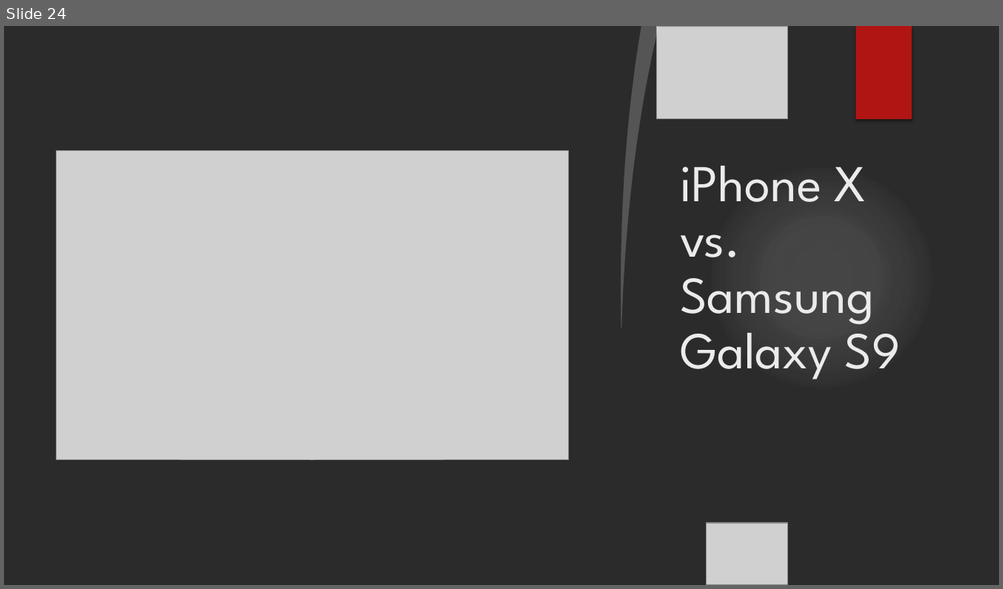
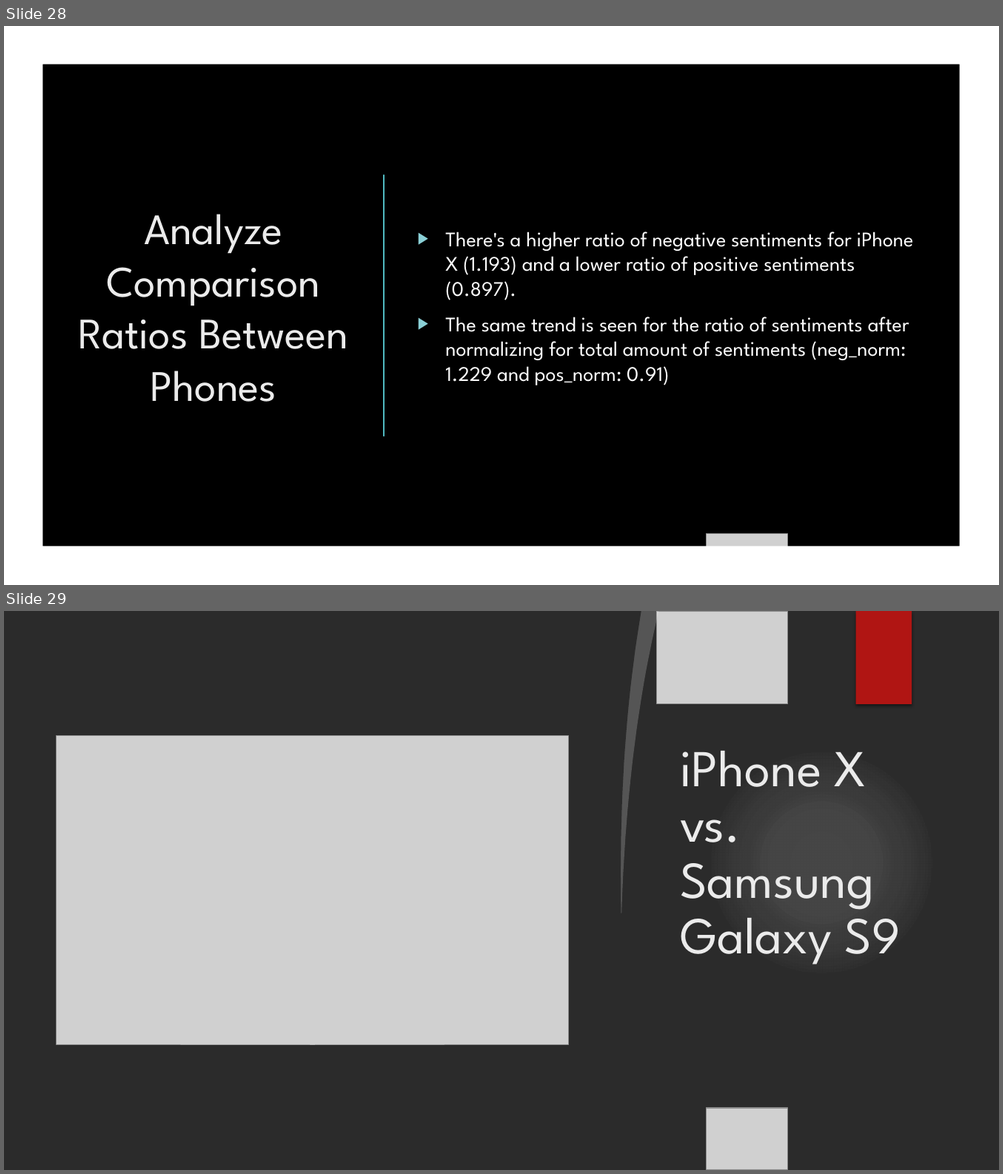
Before and after one commit to ayan1995/Thinkful, a slide deck: Bootcamp/Final Capstone Opinion Mining/Opinion Mining Presentation.pptx. Shown one above the other, each under a label of ours: slide 24 before the commit, slides 28 and 29 after it. The pictures are 1003x589 and 1003x1174 pixels, drawn with LibreOffice and Linux fonts; fonts in the diff are those of the drawing; grey boxes stand for pictures; background and template pictures are left out; a plain dark background stands for a picture behind light text. Boxes give left, top, right and bottom in pixels: in the first picture for what was removed or moved away, otherwise in the second. Text is boxed around its words. In the diff, an @@ line names an element or a change of style, - is before the commit and + after.

```diff
--- a/Bootcamp/Final Capstone Opinion Mining/Opinion Mining Presentation.pptx
+++ b/Bootcamp/Final Capstone Opinion Mining/Opinion Mining Presentation.pptx
@@ slide 28 added at (4,26,999,585), background picture (left out) @@
@@ rectangle added at (4,26,999,585), fill #000000 @@
@@ freeform shape added at (4,26,999,585), fill #FFFFFF @@
@@ rectangle added at (855,26,911,119), fill #B01513 @@
@@ line added from (384, 175) to (384, 437), #50B9C1 1.5 pt @@
@@ title added at (78,214,348,402), 42 pt, text #EBEBEB @@
+Analyze Comparison Ratios Between Phones
@@ text added at (445,232,913,386), 20 pt, text #FFFFFF @@
+▶ There's a higher ratio of negative sentiments for iPhone X (1.193) and a lower ratio of positive sentiments (0.897).
+▶ The same trend is seen for the ratio of sentiments after normalizing for total amount of sentiments (neg_norm: 1.229 and pos_norm: 0.91)
@@ picture added at (706,534,788,585) @@
@@ what was slide 24 is now slide 29 @@
```
Also in this commit, not shown: 3 slides changed, 7 other slides added, 2 slides removed, 28 other files.
